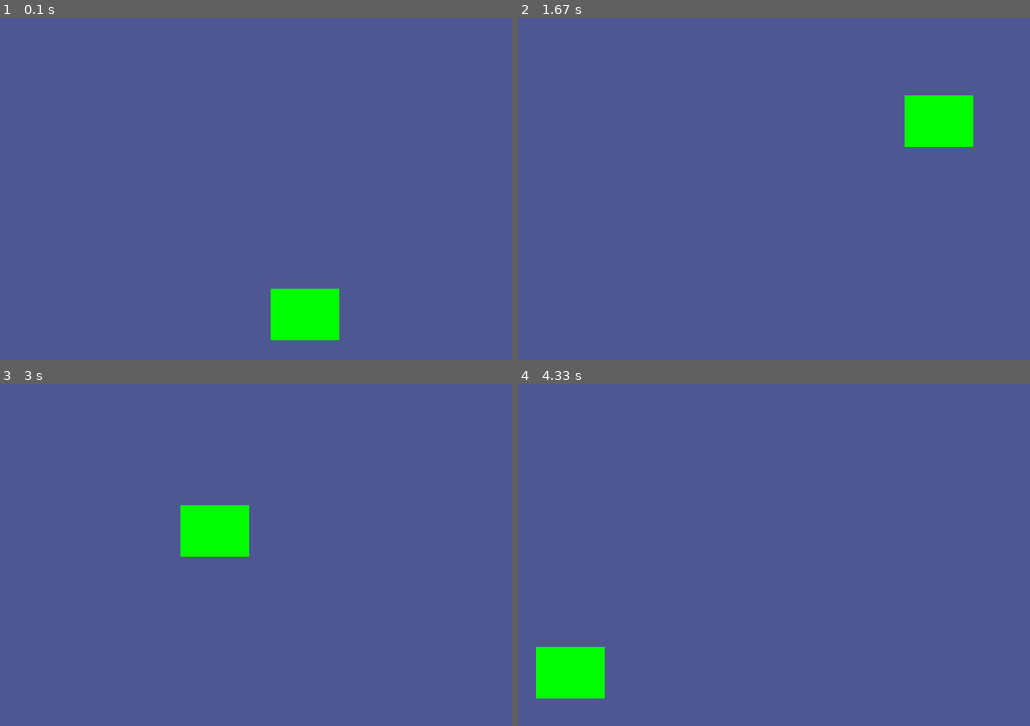
Above: before the commit, frames 1-4 (two rows, left to right).
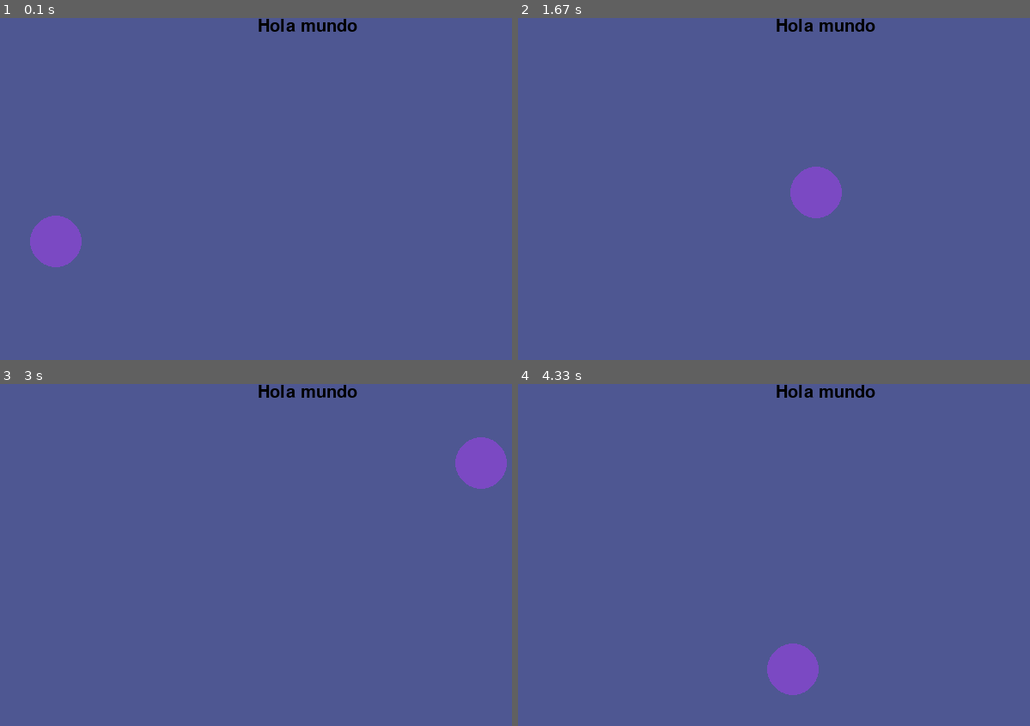
Above: after the commit, the same moments.

Repository: damianp91/clase_pygame
Game: pygame game, started from src/main.py
Same seed, same stepped clock (60 frames per second), same inputs: the game is played once before the commit and once after it.
Inputs:
- Up to frame 1 (0.1 s): no input
- Up to frame 2 (1.67 s): no input
- Up to frame 3 (3 s): no input
- Up to frame 4 (4.33 s): no input

The runs differ from the first frame. In frame 1, 3.5% of the frame differs, in the area x 5-70%, y 0-95%; in frame 2, 3.5%; in frame 3, 3.5%; in frame 4, 3.5%.

Commit message:
Se creo la lista de diccionarios

Diff:
--- a/src/main.py
+++ b/src/main.py
@@ -21,8 +21,13 @@
 #calco.fill((0, 0, 255))
 #rec_calco = calco.get_rect()
 
-y = 300
-scuare = pygame.Rect(300, y, 80, 60)
+# Dentro de pantalla frase
+source = pygame.font.Font(None, 30)
+text = source.render("Hola mundo", True, black)
+rect_text = text.get_rect()
+rect_text = (center_x, 0)
+
+
 gravity_y = True
 gravity_x = True
 
@@ -37,28 +42,28 @@
             pygame.quit() # Esta es la inversa de pygame.init aca avisamos que vamos a salir del programa
             sys.exit() # Al momento de dar x a la pantalla va a salir sin mostrar error
 
+    for scuare in scuares:
+        if gravity_y:
+            if scuare["scuare"].bottom <= HEIGHT:
+                scuare["scuare"].top += SPEED
+            else:
+                gravity_y = not gravity_y
+        else:
+            if scuare["scuare"].top >= 0:
+                scuare["scuare"].top -= SPEED
+            else:
+                gravity_y = not gravity_y
 
-    if gravity_y:
-        if scuare.bottom <= HEIGHT:
-            scuare.top += SPEED
+        if gravity_x:
+            if scuare["scuare"].right <= WIDTH:
+                scuare["scuare"].right += SPEED
+            else:
+                gravity_x = not gravity_x
         else:
-            gravity_y = not gravity_y
-    else:
-        if scuare.top >= 0:
-            scuare.top -= SPEED
-        else:
-            gravity_y = not gravity_y
-
-    if gravity_x:
-        if scuare.right <= WIDTH:
-            scuare.right += SPEED
-        else:
-            gravity_x = not gravity_x
-    else:
-        if scuare.left >= 0:
-            scuare.left -= SPEED
-        else:
-            gravity_x = not gravity_x
+            if scuare["scuare"].left >= 0:
+                scuare["scuare"].left -= SPEED
+            else:
+                gravity_x = not gravity_x
 
         # Esto es para ver figuras y como construirlas
         #-----> Actualiza los elementos
@@ -66,8 +71,9 @@
         #pygame.draw.rect(display, (0, 255, 0),rect_2)
 
     display.fill(costume)
-
-    pygame.draw.rect(display, green, scuare)
+    display.blit(text, rect_text)
+    for scuare in scuares:
+        pygame.draw.rect(display, scuare["color"], scuare["scuare"], 0, scuare["ratio"])
 
         #pygame.draw.line(display, (23, 189, 165), (0, 0), x.center, 3)
         #pygame.draw.ellipse(display, (89, 145, 111), (300, 200, 100, 150))
--- a/src/settings.py
+++ b/src/settings.py
@@ -1,3 +1,5 @@
+import pygame
+from random import randrange
 
 # Screen
 WIDTH = 600
@@ -14,7 +16,6 @@
 # Speed
 SPEED = 3 # velocidad por pixeles
 
-
 #colors
 green = (0, 255, 0)
 red = (255, 0, 0)
@@ -23,3 +24,14 @@
 white = (255, 255, 255)
 blue = (0, 0, 255)
 costume = (78, 87, 146)
+
+# Color ramdon
+def color_sorprise():
+    r = randrange(0, 255)
+    g = randrange(0, 255)
+    b = randrange(0, 255)
+
+    return (r, g, b)
+
+#fugure
+scuares = [{"scuare" : pygame.Rect(20, randrange(0, HEIGHT), 60, 60), "color" : color_sorprise(), "ratio" : 30}]
